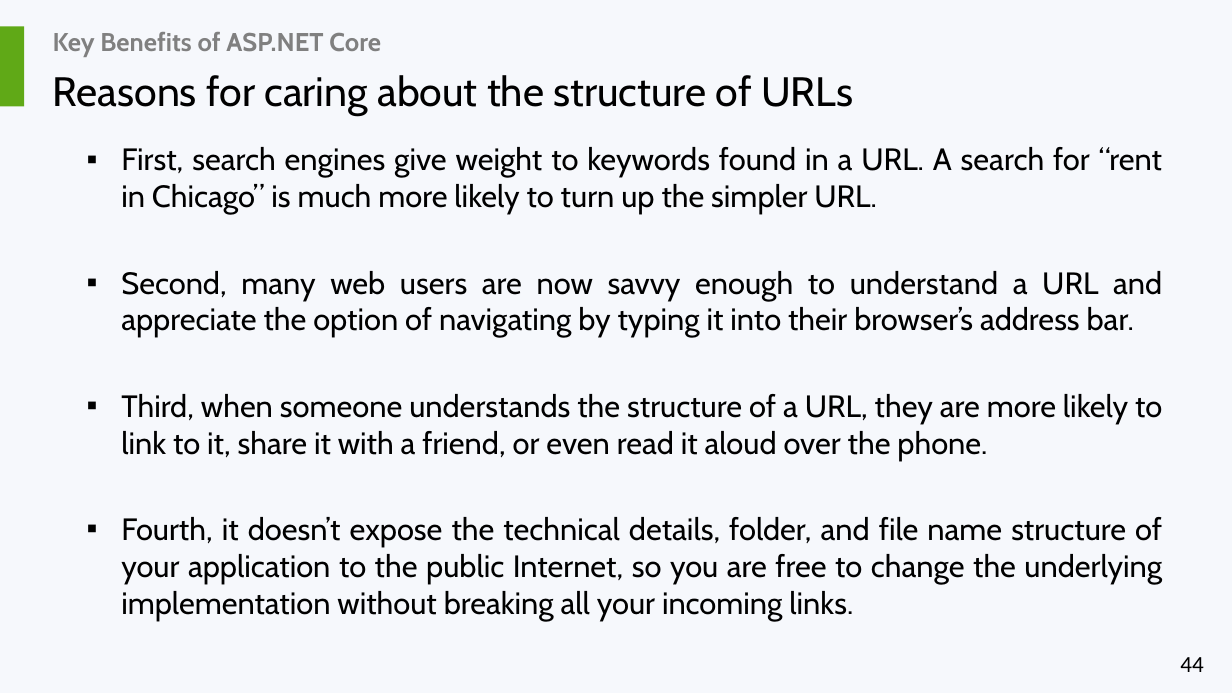
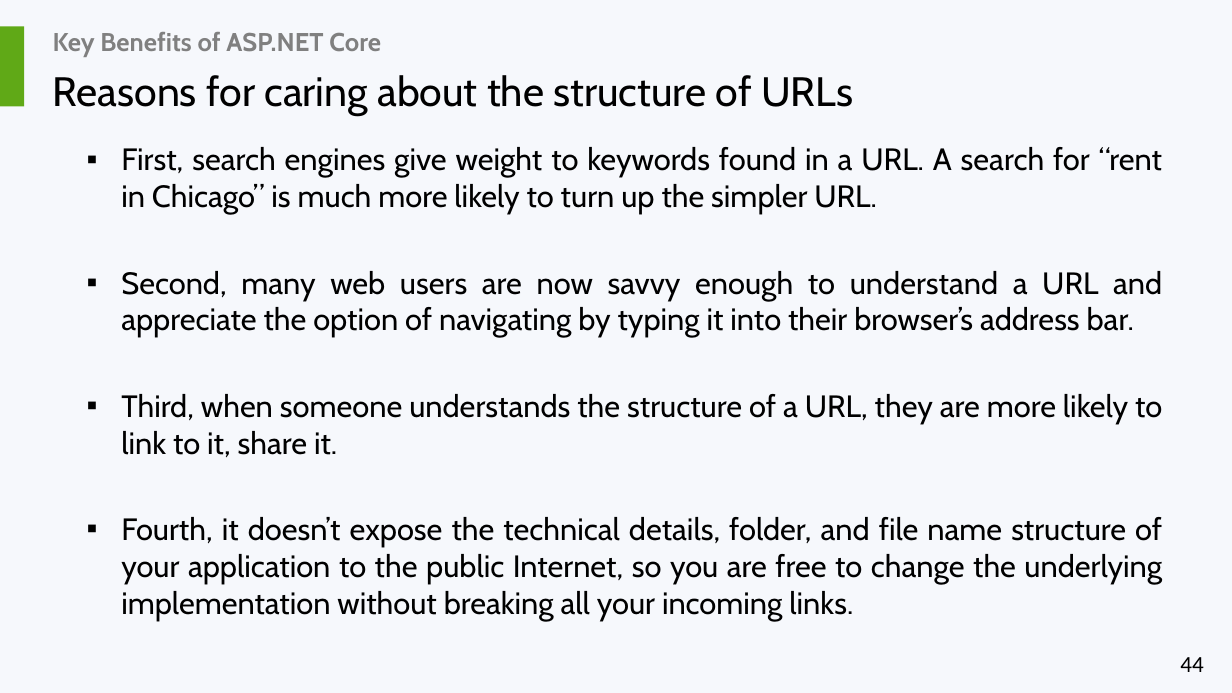
Before and after one commit to liviucotfas/ase-web-and-cloud-applications-security, a slide deck: slide 44 of Presentation ASPNET MVC Core - Part I.pptx. Drawn at 1232x693 pixels with LibreOffice and Linux fonts; fonts in the diff are those of the drawing. Boxes give left, top, right and bottom in pixels: in the first picture for what was removed or moved away, otherwise in the second. Text is boxed around its words. In the diff, an @@ line names an element or a change of style, - is before the commit and + after.

```diff
--- a/Presentation ASPNET MVC Core - Part I.pptx
+++ b/Presentation ASPNET MVC Core - Part I.pptx
@@ text at (121, 394, 1162, 457): text changed @@
-▪ Third, when someone understands the structure of a URL, they are more likely to link to it, share it with a friend, or even read it aloud over the phone.
+▪ Third, when someone understands the structure of a URL, they are more likely to link to it, share it.
```
Also in this commit, not shown: 7 other slides changed, 1 slide removed.
